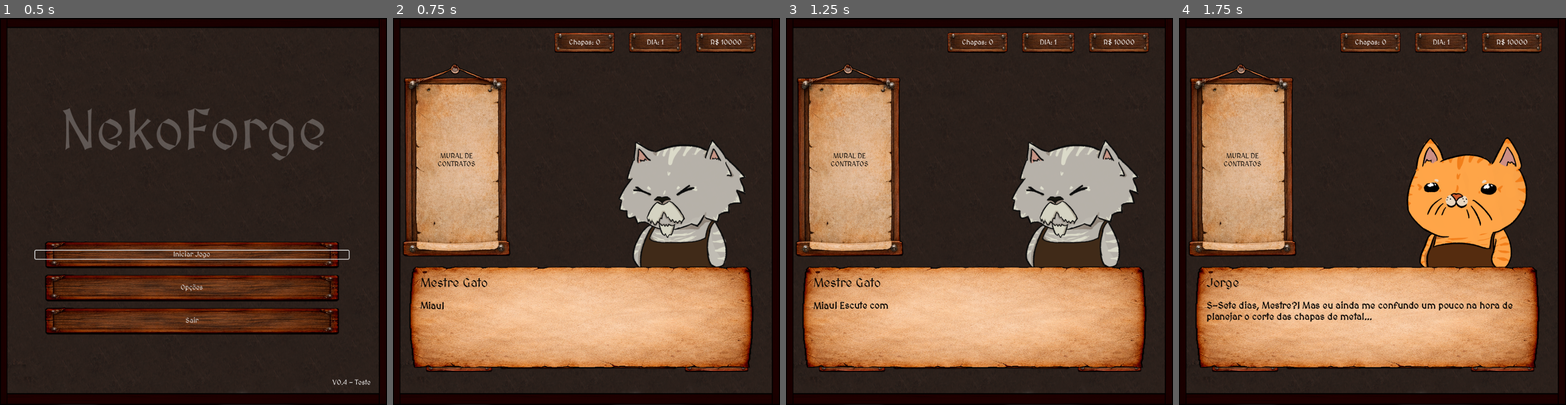
Above: before the commit, frames 1-4 (left to right).
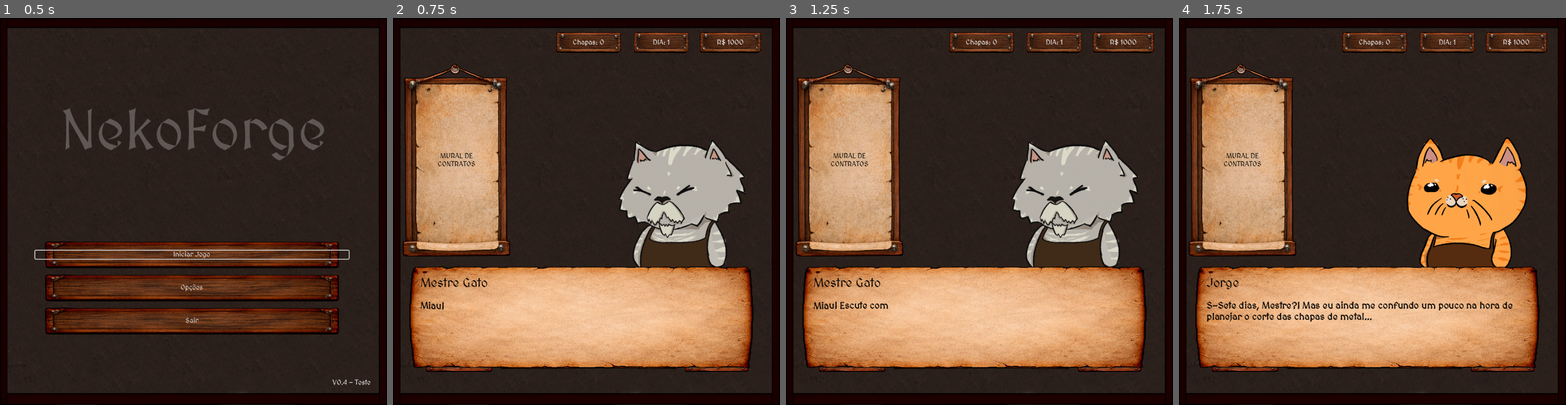
Above: after the commit, the same moments.

Repository: VitaumOS/Jogo_IC-Godot
Game: Godot game, scene res://scene/Telainicial.tscn
Two runs of this game, one before a commit and one after it. Both use one fixed random seed, a clock stepped at 60 frames per second and the inputs below.
Inputs (mouse positions are in pixels of both pictures, inside the frame that each line leads up to):
- Up to frame 1 (0.5 s): no input
- Up to frame 2 (0.75 s): click "Iniciar Jogo" at 0.5 s
- Up to frame 3 (1.25 s): no input
- Up to frame 4 (1.75 s): tap Enter (ui_accept) at 1.25, 1.52 s; move the mouse to (1457, 192) at 1.27 s; click (1457, 192) at 1.42 s

Frame 1 is identical in both runs. In frame 2, 0.9% of the frame differs, in the area x 41-96%, y 3-10%; in frame 3, 0.9%; in frame 4, 0.9%.

Commit message:
Ajustes finos em algumas cenas
Por algum motivo a transição da cena resumo pra cena game over quebrou e eu nn faço ideia do porque, vou tentar entender oq rolou :(

Diff:
--- a/data_json/dialogos.json
+++ b/data_json/dialogos.json
@@ -71,16 +71,16 @@
       "nome": "Jorge",
       "retrato": "res://Sprite/gatinhos/NekoJorge.png",
       "coordenada": [615, 450],
-      "foco_pos": [200, 600],
-      "foco_tamanho": [100, 50],
+      "foco_pos": [40, 650],
+      "foco_tamanho": [300, 50],
       "texto": "Preste atenção! Aquela barra [b]Vermelha[/b] ali embaixo apareceu. Isso significa [b]Desperdício[/b]! "
     },
     {
       "nome": "Jorge",
       "retrato": "res://Sprite/gatinhos/NekoJorge.png",
       "coordenada": [615, 450],
-      "foco_pos": [200, 600],
-      "foco_tamanho": [100, 50],
+      "foco_pos": [40, 650],
+      "foco_tamanho": [300, 50],
       "texto": "Você cortou mais peças do que o cliente pediu. Cada pedaço que sobra é dinheiro jogado no lixo!"
     },
     {
@@ -117,17 +117,19 @@
   "2": [
     {
       "nome": "Jorge",
-      "texto": "Ufa, o primeiro dia foi tranquilo. Mas olhe o chão da ferraria... está cheio de retalhos e pedaços de metal que sobraram dos cortes.",
-      "retrato": "res://Sprite/gatinhos/NekoJorge.png"
-    },
-    {
-      "nome": "Jorge",
-      "texto": "Seria bom termos uma noção do quanto a gente tá desperdiçando,né. Agora podemos ver o quanto estamos gastando em cada padrão de corte!",
+      "texto": "Ufa, o primeiro dia foi tranquilo. Mas olhe o chão da ferraria... está cheio de retalhos e pedaços de metal que sobraram dos cortes. Seria bom termos uma noção do quanto a gente tá desperdiçando,né.",
+      "retrato": "res://Sprite/gatinhos/NekoJorge.png"
+    },
+    {
+      "nome": "Jorge",
+      "texto": " Agora podemos ver o quanto estamos gastando em cada padrão de corte!",
+      "coordenada": [650, 130],
       "retrato": "res://Sprite/gatinhos/NekoJorge.png"
     },
     {
       "nome": "Jorge",
       "texto": "Use isso como um guia para comprar padrões de corte: padrões de corte que desperdiçam muito devem ser evitados!",
+      "coordenada": [650, 130],
       "retrato": "res://Sprite/gatinhos/NekoJorge.png"
     }
   ],
--- a/pulp_solution.json
+++ b/pulp_solution.json
@@ -1,7 +1,7 @@
 {
     "status": "Optimal",
-    "chapas_usadas": 2,
+    "chapas_usadas": 1,
     "plano_corte": {
-        "Padrao_2": 2
+        "Padrao_2": 1
     }
 }
--- a/scene/Cena_1.tscn
+++ b/scene/Cena_1.tscn
@@ -58,34 +58,34 @@
 [node name="Topo" type="HBoxContainer" parent="UI" unique_id=686192741]
 offset_left = 409.0
 offset_top = 37.0
-offset_right = 1021.0
+offset_right = 858.0
 offset_bottom = 78.0
+theme_override_constants/separation = 98
 
 [node name="LabelQuantidade" type="Label" parent="UI/Topo" unique_id=1382755545]
+custom_minimum_size = Vector2(92, 0)
+custom_maximum_size = Vector2(92, -1)
 layout_mode = 2
 theme_override_fonts/font = ExtResource("3_ex411")
 theme_override_styles/normal = ExtResource("5_bjq5w")
-text = "Chapas: %d"
-
-[node name="VSeparator" type="VSeparator" parent="UI/Topo" unique_id=1558154562]
-modulate = Color(0, 0, 0, 0)
-custom_minimum_size = Vector2(100, 7.925)
-layout_mode = 2
+text = "Chapas: 999"
+horizontal_alignment = 1
 
 [node name="DiaPanel" type="Label" parent="UI/Topo" unique_id=1964791292]
-layout_mode = 2
-theme_override_styles/normal = ExtResource("5_bjq5w")
-text = " DIA: %d"
-
-[node name="VSeparator2" type="VSeparator" parent="UI/Topo" unique_id=595437555]
-modulate = Color(0, 0, 0, 0)
-custom_minimum_size = Vector2(100, 7.925)
-layout_mode = 2
+custom_minimum_size = Vector2(50, 0)
+custom_maximum_size = Vector2(50, -1)
+layout_mode = 2
+theme_override_styles/normal = ExtResource("5_bjq5w")
+text = "DIA: 10"
+horizontal_alignment = 1
 
 [node name="DinheiroPanel" type="Label" parent="UI/Topo" unique_id=725101515]
-layout_mode = 2
-theme_override_styles/normal = ExtResource("5_bjq5w")
-text = " R$ %d"
+custom_minimum_size = Vector2(76, 0)
+custom_maximum_size = Vector2(76, -1)
+layout_mode = 2
+theme_override_styles/normal = ExtResource("5_bjq5w")
+text = "R$ 99999"
+horizontal_alignment = 1
 
 [node name="VisualizadorContrato" type="Control" parent="UI" unique_id=825961041]
 layout_mode = 3
@@ -171,9 +171,9 @@
 [node name="LadoDireito" type="HBoxContainer" parent="UI/Controle_Corpo/CorpoCentral/Control" unique_id=1958655811]
 layout_mode = 0
 offset_left = 203.256
-offset_top = 29.0
-offset_right = 804.256
-offset_bottom = 536.0
+offset_top = 11.0
+offset_right = 805.256
+offset_bottom = 509.0
 
 [node name="ScrollContainer" type="ScrollContainer" parent="UI/Controle_Corpo/CorpoCentral/Control/LadoDireito" unique_id=763312148]
 custom_minimum_size = Vector2(601.255, 234)
--- a/scene/Cena_Loja.tscn
+++ b/scene/Cena_Loja.tscn
@@ -38,7 +38,7 @@
 [node name="ScrollContainer" type="ScrollContainer" parent="UI" unique_id=1154573931]
 layout_mode = 1
 offset_left = 24.0
-offset_top = 80.0
+offset_top = 95.0
 offset_right = 877.0
 offset_bottom = 760.0
 
@@ -67,31 +67,32 @@
 theme_override_styles/pressed = ExtResource("5_4qugu")
 theme_override_styles/hover = ExtResource("5_4qugu")
 theme_override_styles/hover_pressed = ExtResource("5_4qugu")
-text = "Comprar Chapas (R$ %d)"
+text = "Comprar Chapas (R$ 100)"
 icon_alignment = 1
 vertical_icon_alignment = 2
 
 [node name="HBoxContainer" type="HBoxContainer" parent="UI" unique_id=1601850019]
 layout_mode = 0
-offset_left = 548.0
-offset_top = 16.0
-offset_right = 911.0
-offset_bottom = 72.0
+offset_left = 498.0
+offset_top = 29.0
+offset_right = 800.0
+offset_bottom = 85.0
+theme_override_constants/separation = 120
 
 [node name="LabelQuantidade" type="Label" parent="UI/HBoxContainer" unique_id=527180709]
+custom_minimum_size = Vector2(93, 0)
+custom_maximum_size = Vector2(93, -1)
 layout_mode = 2
 theme_override_styles/normal = ExtResource("3_mypxv")
-text = "Chapas: %d"
+text = "Chapas: 999"
 horizontal_alignment = 1
 
-[node name="VSeparator" type="VSeparator" parent="UI/HBoxContainer" unique_id=2009678965]
-custom_minimum_size = Vector2(102.495, 7.925)
-layout_mode = 2
-
 [node name="LabelDinheiro" type="Label" parent="UI/HBoxContainer" unique_id=1041009093]
+custom_minimum_size = Vector2(76, 0)
+custom_maximum_size = Vector2(76, -1)
 layout_mode = 2
 theme_override_styles/normal = ExtResource("3_mypxv")
-text = "Carteira: R$"
+text = "R$ 99999"
 horizontal_alignment = 1
 
 [node name="BtnVoltar" type="Button" parent="UI" unique_id=451513788]
--- a/scene/Cena_contratos.tscn
+++ b/scene/Cena_contratos.tscn
@@ -28,15 +28,29 @@
 offset_right = 979.0
 offset_bottom = 808.0
 
-[node name="LabelDinheiro" type="Label" parent="UI" unique_id=1563394821]
+[node name="HBoxContainer" type="HBoxContainer" parent="UI" unique_id=1758179663]
 layout_mode = 0
-offset_left = 683.0
-offset_top = 32.0
-offset_right = 819.0
-offset_bottom = 64.0
+offset_left = 30.0
+offset_top = 37.0
+offset_right = 805.0
+offset_bottom = 63.0
+theme_override_constants/separation = 556
+
+[node name="BtnVoltar" type="Button" parent="UI/HBoxContainer" unique_id=1163623123]
+layout_mode = 2
 theme_override_font_sizes/font_size = 22
 theme_override_styles/normal = ExtResource("3_yji0f")
-text = "Carteira: R$ %d"
+theme_override_styles/pressed = ExtResource("5_5rhh1")
+theme_override_styles/hover = ExtResource("5_5rhh1")
+theme_override_styles/hover_pressed = ExtResource("5_5rhh1")
+text = "Voltar ao jogo"
+
+[node name="LabelDinheiro" type="Label" parent="UI/HBoxContainer" unique_id=1563394821]
+custom_minimum_size = Vector2(76, 0)
+custom_maximum_size = Vector2(76, -1)
+layout_mode = 2
+theme_override_styles/normal = ExtResource("3_yji0f")
+text = "R$ 99999"
 horizontal_alignment = 1
 vertical_alignment = 1
 
@@ -53,23 +67,10 @@
 size_flags_vertical = 3
 theme_override_constants/separation = -9
 
-[node name="BtnVoltar" type="Button" parent="UI" unique_id=1163623123]
-layout_mode = 0
-offset_left = 43.0
-offset_top = 32.0
-offset_right = 157.0
-offset_bottom = 65.0
-theme_override_font_sizes/font_size = 22
-theme_override_styles/normal = ExtResource("3_yji0f")
-theme_override_styles/pressed = ExtResource("5_5rhh1")
-theme_override_styles/hover = ExtResource("5_5rhh1")
-theme_override_styles/hover_pressed = ExtResource("5_5rhh1")
-text = "Voltar ao jogo"
-
 [node name="PopUp" parent="." unique_id=195816423 instance=ExtResource("5_jgr8c")]
 visible = false
 
 [node name="SistemaDialogo" parent="." unique_id=477801998 instance=ExtResource("7_2g3xn")]
 visible = false
 
-[connection signal="pressed" from="UI/BtnVoltar" to="." method="_on_btn_voltar_pressed"]
+[connection signal="pressed" from="UI/HBoxContainer/BtnVoltar" to="." method="_on_btn_voltar_pressed"]
--- a/scene/aux_scene/Cena_Card_Loja.tscn
+++ b/scene/aux_scene/Cena_Card_Loja.tscn
@@ -15,6 +15,7 @@
 
 [node name="HBox" type="HBoxContainer" parent="." unique_id=19104466]
 layout_mode = 2
+theme_override_constants/separation = 6
 
 [node name="VSeparator" type="VSeparator" parent="HBox" unique_id=693216427]
 self_modulate = Color(1, 1, 1, 0)
@@ -26,12 +27,22 @@
 layout_mode = 2
 size_flags_vertical = 8
 
-[node name="VInfo" type="VBoxContainer" parent="HBox" unique_id=773375079]
-custom_minimum_size = Vector2(217.365, 0)
+[node name="Control" type="Control" parent="HBox" unique_id=903859114]
 layout_mode = 2
+
+[node name="VInfo" type="VBoxContainer" parent="HBox/Control" unique_id=773375079]
+custom_maximum_size = Vector2(-1, 110.43)
+layout_mode = 0
+offset_left = 2.0
+offset_top = 8.0
+offset_right = 227.0
+offset_bottom = 115.43
+theme_override_constants/separation = 19
 alignment = 1
 
-[node name="Button" type="Button" parent="HBox/VInfo" unique_id=1296401988]
+[node name="Button" type="Button" parent="HBox/Control/VInfo" unique_id=1296401988]
+custom_minimum_size = Vector2(218, 20)
+custom_maximum_size = Vector2(218, 20)
 layout_mode = 2
 theme_override_styles/normal = ExtResource("3_84gtg")
 theme_override_styles/pressed = ExtResource("4_7s6s6")
@@ -39,14 +50,11 @@
 theme_override_styles/hover_pressed = ExtResource("4_7s6s6")
 text = "Comprar (R$ %d)"
 
-[node name="HSeparator" type="HSeparator" parent="HBox/VInfo" unique_id=1354105774]
-self_modulate = Color(1, 1, 1, 0)
-custom_minimum_size = Vector2(0, 7.01)
+[node name="NomePadrao" type="Label" parent="HBox/Control/VInfo" unique_id=508027419]
+custom_minimum_size = Vector2(219, 17)
+custom_maximum_size = Vector2(219, 17)
 layout_mode = 2
-
-[node name="NomePadrao" type="Label" parent="HBox/VInfo" unique_id=508027419]
-layout_mode = 2
-theme_override_font_sizes/font_size = 20
+theme_override_font_sizes/font_size = 15
 text = "Teste"
 horizontal_alignment = 1
 vertical_alignment = 1
--- a/scene/aux_scene/LinhaListaPadrao.tscn
+++ b/scene/aux_scene/LinhaListaPadrao.tscn
@@ -29,27 +29,34 @@
 
 [node name="ControlesQuantidade" type="VBoxContainer" parent="Control" unique_id=1927556592]
 layout_mode = 0
-offset_left = 5.0
+offset_left = 4.0
 offset_top = 443.0
-offset_right = 60.0
-offset_bottom = 499.0
+offset_right = 65.0
+offset_bottom = 493.0
+theme_override_constants/separation = 0
 alignment = 1
 
 [node name="lblTitulo" type="Label" parent="Control/ControlesQuantidade" unique_id=2009286401]
+custom_minimum_size = Vector2(55, 0)
+custom_maximum_size = Vector2(55, -1)
 layout_mode = 2
 text = "Qtd"
 horizontal_alignment = 1
 
 [node name="HBoxBotoes" type="HBoxContainer" parent="Control/ControlesQuantidade" unique_id=1441030852]
 layout_mode = 2
+theme_override_constants/separation = 2
 
 [node name="btnMenos" type="Button" parent="Control/ControlesQuantidade/HBoxBotoes" unique_id=604155571]
 layout_mode = 2
 text = "-"
 
 [node name="lblQtd" type="Label" parent="Control/ControlesQuantidade/HBoxBotoes" unique_id=919808864]
+custom_minimum_size = Vector2(22, 0)
+custom_maximum_size = Vector2(22, -1)
 layout_mode = 2
 text = "0"
+horizontal_alignment = 1
 
 [node name="btnMais" type="Button" parent="Control/ControlesQuantidade/HBoxBotoes" unique_id=1522758180]
 layout_mode = 2
--- a/scene/aux_scene/SistemaDialogo.tscn
+++ b/scene/aux_scene/SistemaDialogo.tscn
@@ -90,10 +90,10 @@
 [node name="AgrupadorMiniatura" type="Control" parent="." unique_id=2063621907]
 layout_mode = 3
 anchors_preset = 0
-offset_left = 450.045
-offset_top = 300.215
-offset_right = 501.41562
-offset_bottom = 333.26538
+offset_left = 650.05
+offset_top = 130.725
+offset_right = 701.4209
+offset_bottom = 163.77551
 
 [node name="RetratoSprite_mini" type="TextureRect" parent="AgrupadorMiniatura" unique_id=2019978041]
 layout_mode = 0
--- a/script/Main.gd
+++ b/script/Main.gd
@@ -28,8 +28,6 @@
 	_carregar_padroes_da_loja()
 	_atualizar_ui_estatica()
 	_atualizar_display_contrato()
-
-
 
 	if Global.ultimo_desempenho_ritmo < 0:
 		_verificar_dialogo_diario()
--- a/script/cena_contratos.gd
+++ b/script/cena_contratos.gd
@@ -3,7 +3,7 @@
 @export var card_contrato: PackedScene
 
 @onready var container_contratos = $UI/ScrollContainer/VBoxContratos
-@onready var label_dinheiro = $UI/LabelDinheiro
+@onready var label_dinheiro = $UI/HBoxContainer/LabelDinheiro
 @onready var popup = $PopUp
 
 var lista_contratos = []
--- a/script/global.gd
+++ b/script/global.gd
@@ -6,7 +6,7 @@
 
 var tamanho_container: float = 500.0
 var dia_atual: int = 1
-var dinheiro: int = 10000
+var dinheiro: int = 1000
 var ganhos_do_dia: int = 0
 var estoque_chapas: int = 0
 var preco_chapa: int = 100
